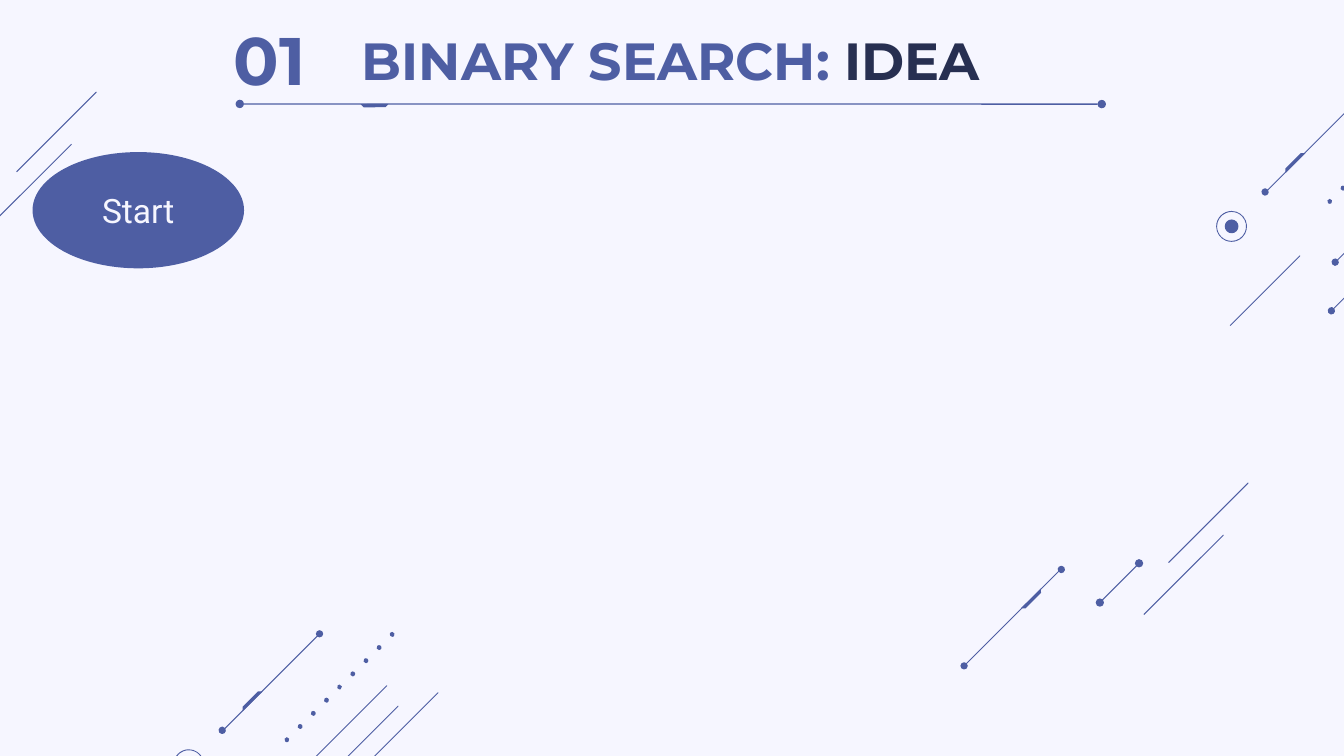
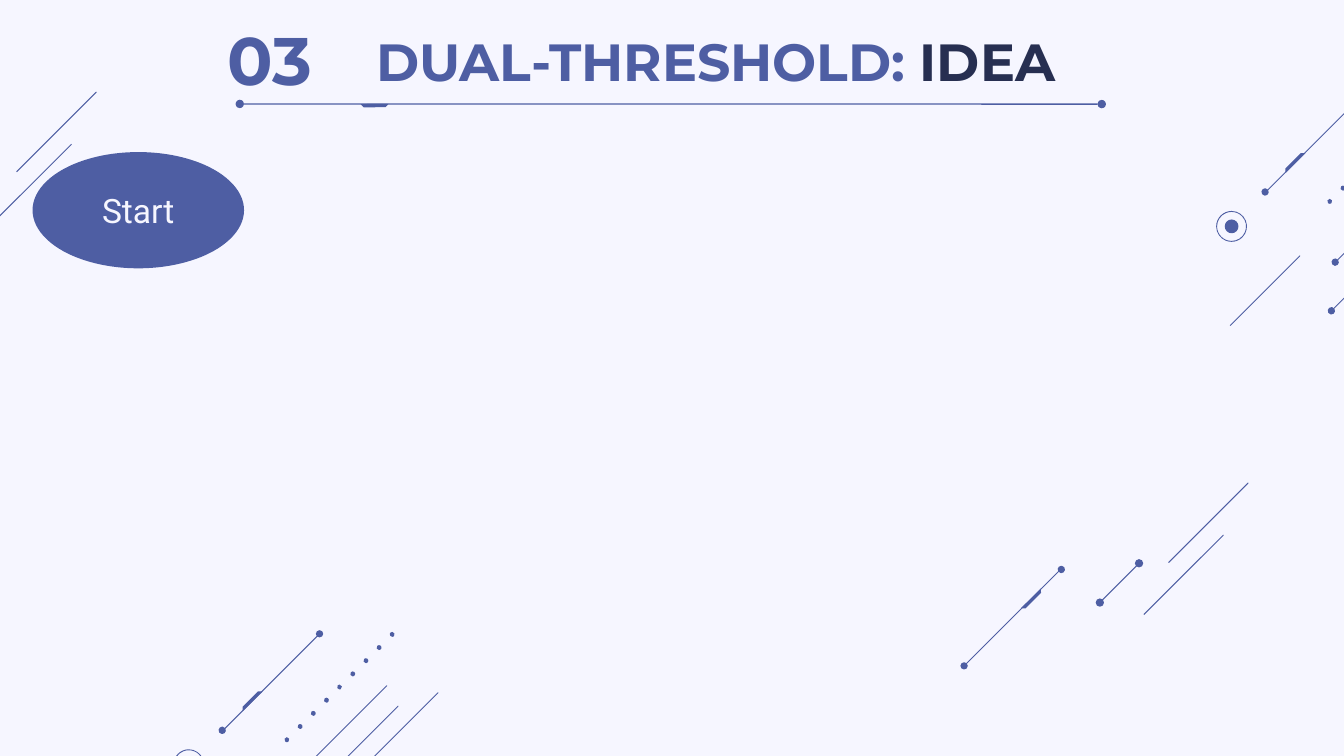
Before and after one commit to thdyqt/XLTHS, a slide deck: slide 34 of Slide.pptx (slide 19 before the commit). Drawn at 1344x756 pixels with LibreOffice and Linux fonts; fonts in the diff are those of the drawing. Boxes give left, top, right and bottom in pixels: in the first picture for what was removed or moved away, otherwise in the second. Text is boxed around its words. In the diff, an @@ line names an element or a change of style, - is before the commit and + after.

```diff
--- a/Slide.pptx
+++ b/Slide.pptx
@@ text at (227, 37, 312, 101): text changed @@
-01
+03
@@ title at (376, 44, 1055, 82): text changed @@
-BINARY SEARCH: IDEA
+DUAL-THRESHOLD: IDEA
```
Also in this commit, not shown: 23 other slides changed, 11 slides added, 9 slides removed, 3 other files.
